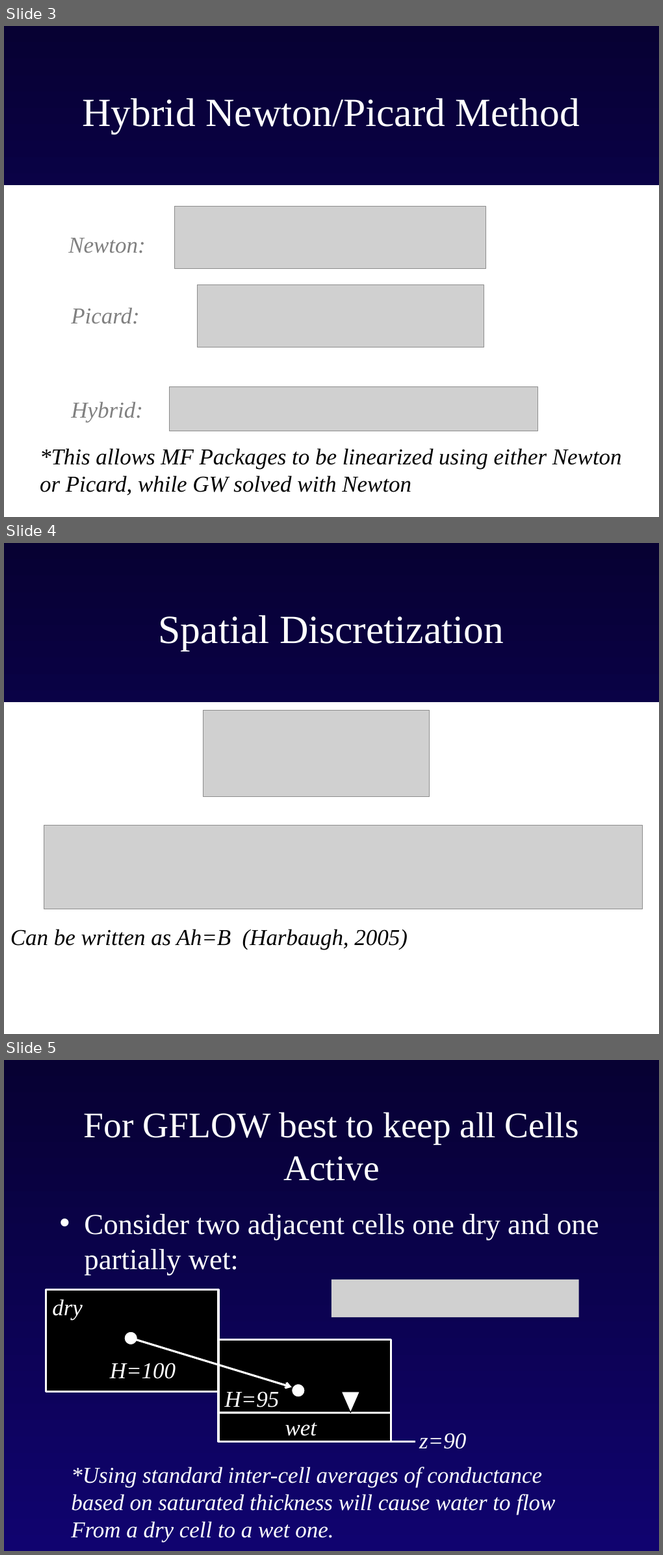
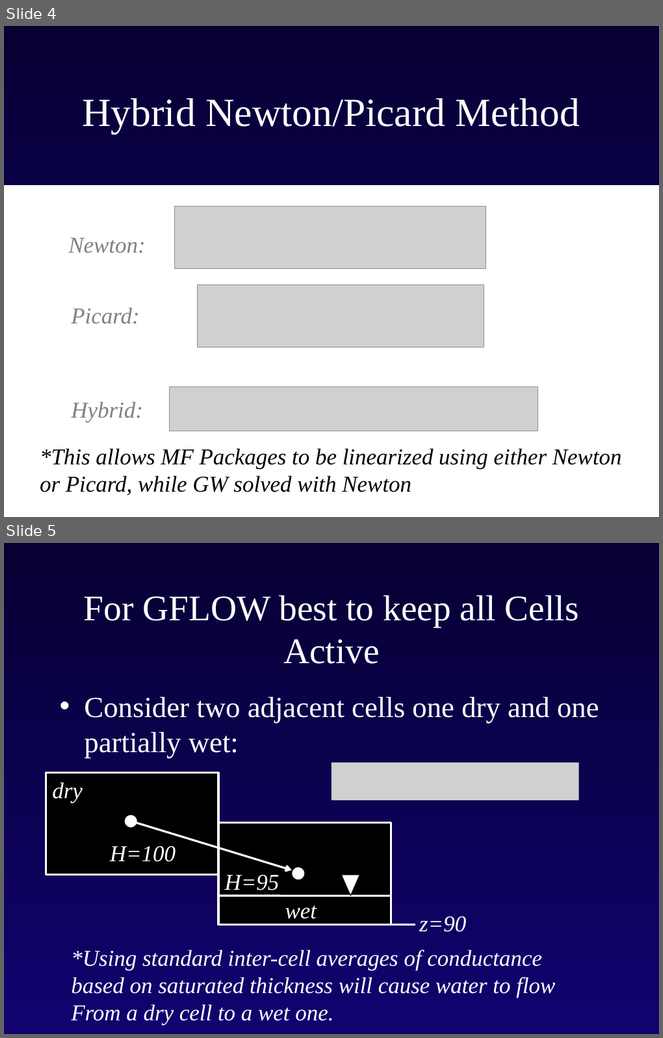
Before and after one commit to rniswon/gsflowID2447_classrepo, a slide deck: presentations/Niswonger/Intro_modflow_B.pptx. Shown one above the other, each under a label of ours: slides 3, 4 and 5 before the commit, slides 4 and 5 after it. The pictures are 663x1555 and 663x1038 pixels, drawn with LibreOffice and Linux fonts; fonts in the diff are those of the drawing; grey boxes stand for pictures; background and template pictures are left out. Boxes give left, top, right and bottom in pixels: in the first picture for what was removed or moved away, otherwise in the second. Text is boxed around its words. In the diff, an @@ line names an element or a change of style, - is before the commit and + after.

```diff
--- a/presentations/Niswonger/Intro_modflow_B.pptx
+++ b/presentations/Niswonger/Intro_modflow_B.pptx
@@ slide 4 removed at bbox=[4, 543, 659, 1034], background gradient #070133 to #10036F @@
@@ title removed at bbox=[159, 615, 504, 651] @@
-Spatial Discretization
@@ rectangle removed at bbox=[4, 702, 659, 1034] @@
-Can be written as Ah=B (Harbaugh, 2005)
@@ picture removed at bbox=[203, 710, 429, 797] @@
@@ picture removed at bbox=[44, 825, 643, 909] @@
@@ what was slide 3 is now slide 4 @@
```
Also in this commit, not shown: 1 slide changed, 1 slide added, 1 other slide removed, 1 other file.
